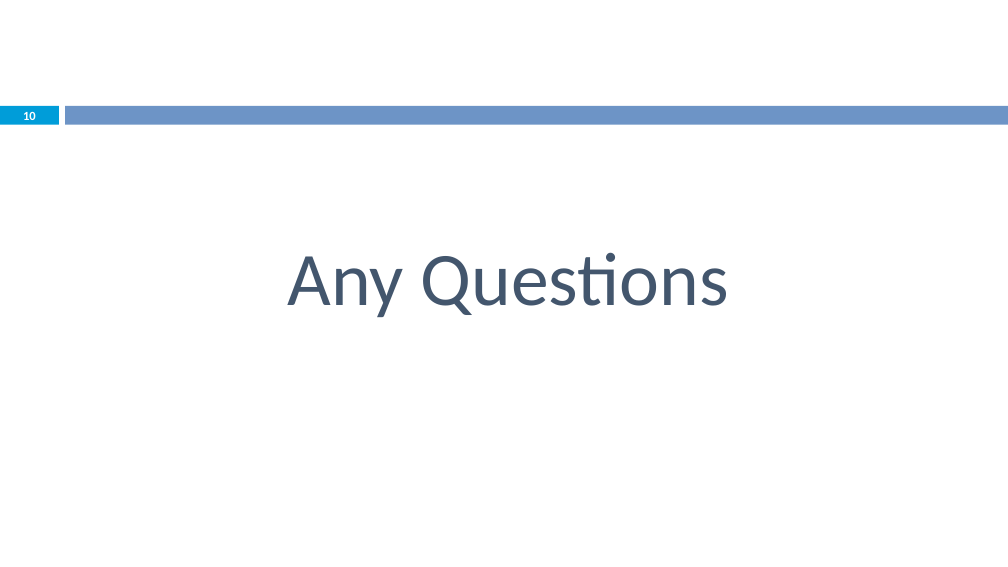
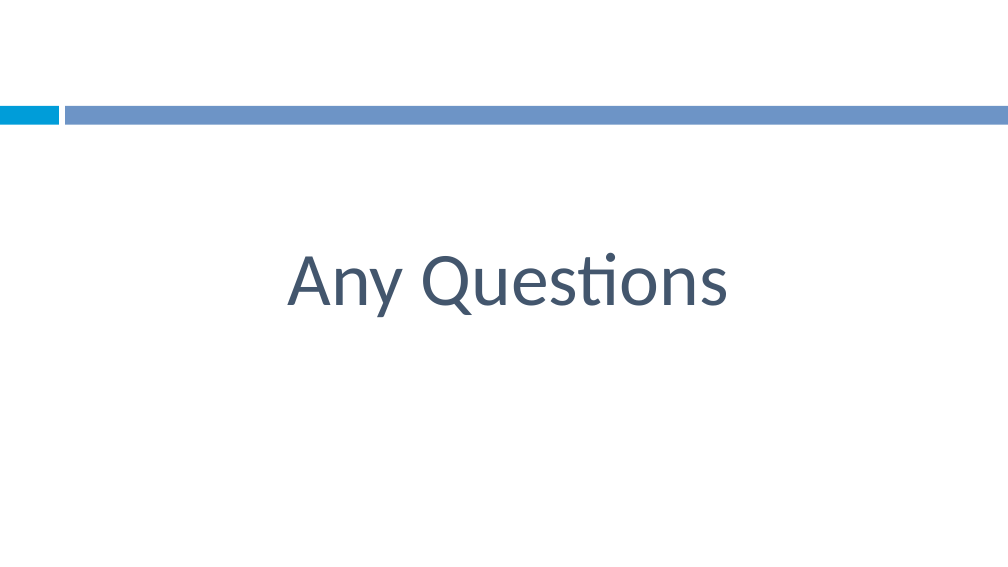
Before and after one commit to Emadalsuwat/emadalsuwat.github.io, a slide deck: slide 19 of scientificcomputing/lecture 10.pptx (slide 10 before the commit). Drawn at 1008x567 pixels with LibreOffice and Linux fonts; fonts in the diff are those of the drawing. Boxes give left, top, right and bottom in pixels: in the first picture for what was removed or moved away, otherwise in the second. Text is boxed around its words. In the diff, an @@ line names an element or a change of style, - is before the commit and + after.

```diff
--- a/scientificcomputing/lecture 10.pptx
+++ b/scientificcomputing/lecture 10.pptx
@@ page number removed at (23,111,36,120) @@
-10
```
Also in this commit, not shown: 18 slides added, 9 slides removed, 3 other files.
